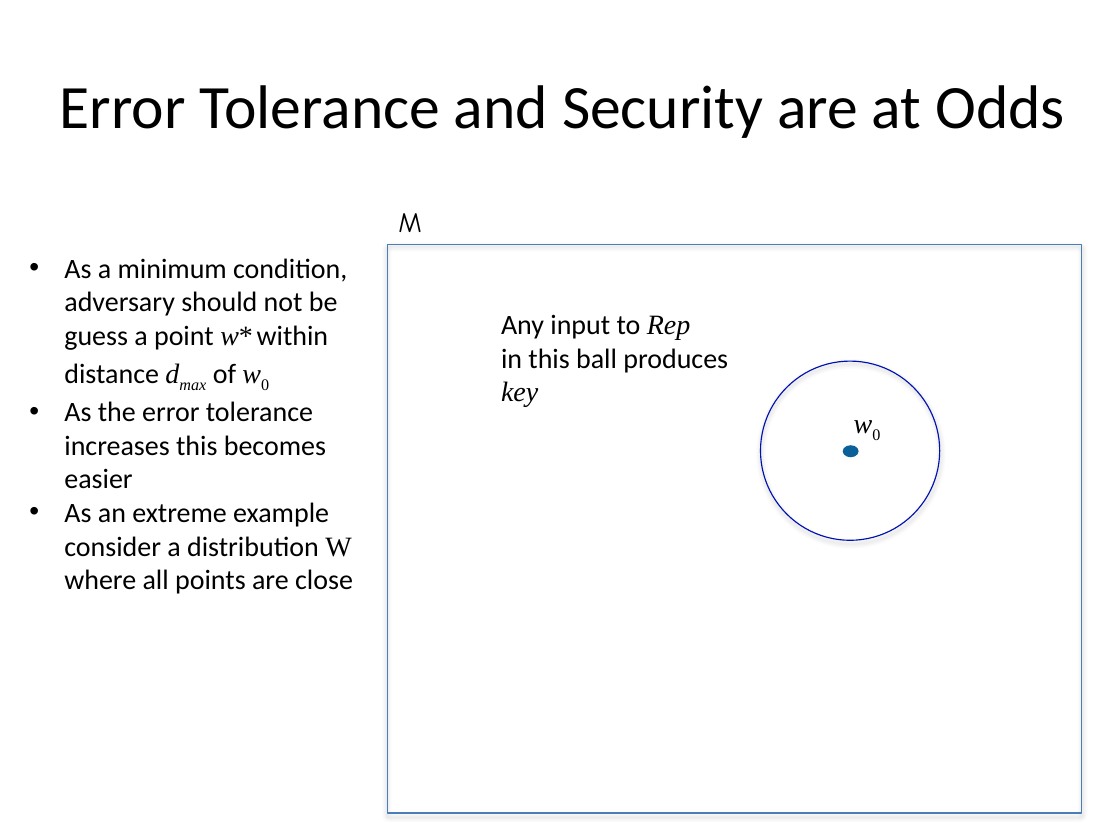
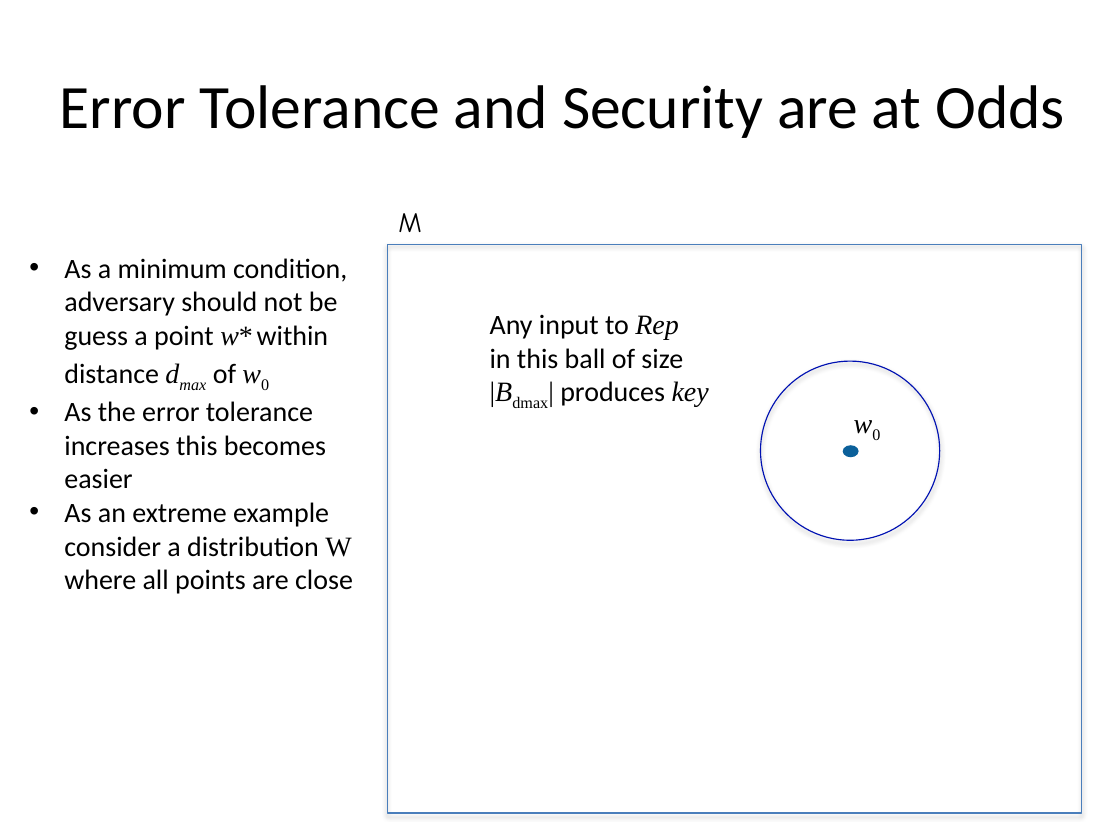
Before and after one commit to xianruimeng/comp-fuzzy-ext, a slide deck: slide 4 of constantRate/KeyDerivationWithNegativeUsable.pptx. Drawn at 1120x840 pixels with LibreOffice and Linux fonts; fonts in the diff are those of the drawing. Boxes give left, top, right and bottom in pixels: in the first picture for what was removed or moved away, otherwise in the second. Text is boxed around its words. In the diff, an @@ line names an element or a change of style, - is before the commit and + after.

```diff
--- a/constantRate/KeyDerivationWithNegativeUsable.pptx
+++ b/constantRate/KeyDerivationWithNegativeUsable.pptx
@@ text "Any input to Rep": place and size @@
-text "Any input to Rep" at box(501, 314, 728, 407)
+text "Any input to Rep" at box(490, 315, 709, 407)
@@ text at box(490, 348, 709, 407): text changed @@
-in this ball produces
-key
+in this ball of size
+|Bdmax| produces key
```
Also in this commit, not shown: 7 other slides changed, 1 slide added.
